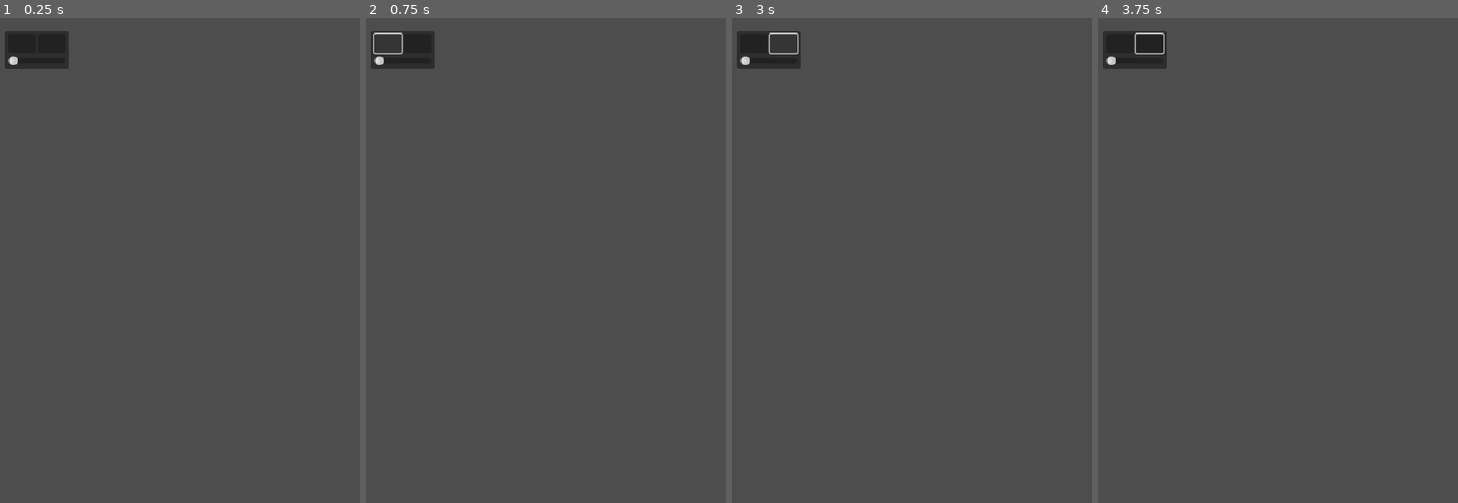
Above: before the commit, frames 1-4 (left to right).
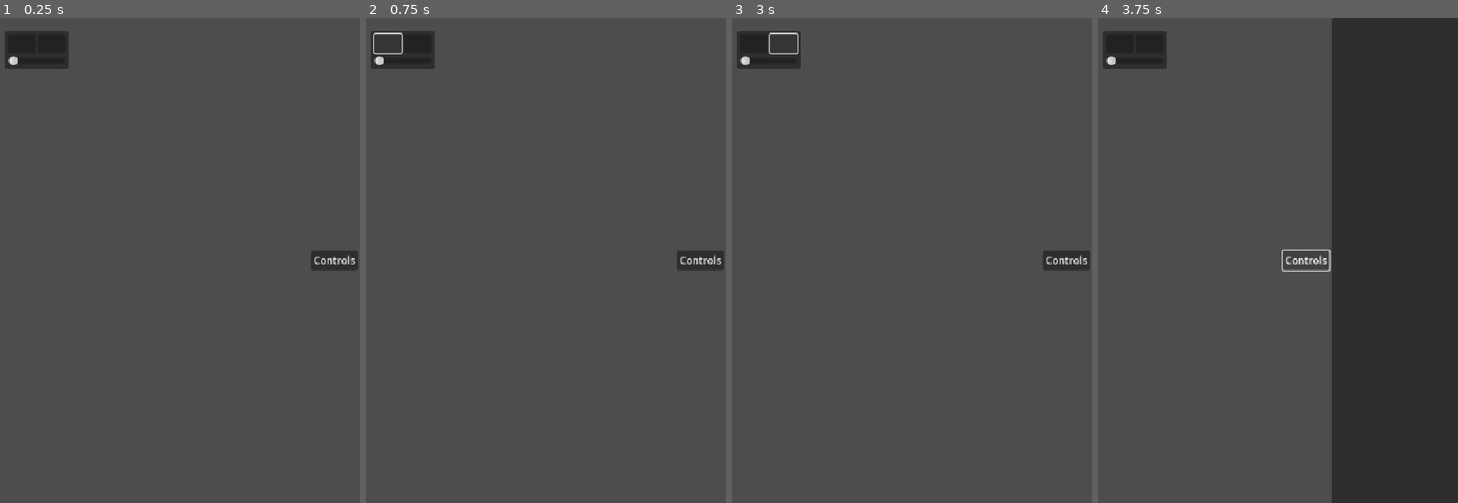
Above: after the commit, the same moments.

Repository: RajwolChapagain/Genetic-Flappy-Bird
Game: Godot game, scene res://scenes/ui.tscn
The game is run twice, just before and just after one commit, with the same random seed, the same clock (stepped at 60 frames per second) and the same inputs. This scene is started directly instead of the project's main scene.
Inputs (mouse positions are in pixels of both pictures, inside the frame that each line leads up to):
- Up to frame 1 (0.25 s): no input
- Up to frame 2 (0.75 s): click (387, 42) at 0.5 s
- Up to frame 3 (3 s): click (753, 42) at 1.25 s; click (753, 42) at 2 s; click (782, 42) at 2.75 s
- Up to frame 4 (3.75 s): click (1432, 260) at 3.5 s, where only the run after the commit has a clickable "Controls"

The runs differ from the first frame. In frame 1, 0.4% of the frame differs, in the area x 86-100%, y 48-52%; in frame 2, 0.4%; in frame 3, 0.4%; in frame 4, 35%, in the area x 10-100%, y 0-100%.

Commit message:
Add expandable dock to UI

Diff:
--- a/scenes/ui.tscn
+++ b/scenes/ui.tscn
@@ -1,4 +1,6 @@
-[gd_scene format=3 uid="uid://3de41qa61pva"]
+[gd_scene load_steps=2 format=3 uid="uid://3de41qa61pva"]
+
+[ext_resource type="PackedScene" uid="uid://w5sw4x4mu7eq" path="res://scenes/expandable_dock.tscn" id="1_nt7q6"]
 
 [node name="UI" type="Control"]
 layout_mode = 3
@@ -55,3 +57,9 @@
 
 [node name="TimeScaleSlider" type="HSlider" parent="MarginContainer/ControlPanel/MarginContainer/Controls"]
 layout_mode = 2
+
+[node name="ControlDock" parent="." instance=ExtResource("1_nt7q6")]
+custom_minimum_size = Vector2(500, 0)
+layout_mode = 1
+offset_left = 724.0
+offset_right = 200.0
